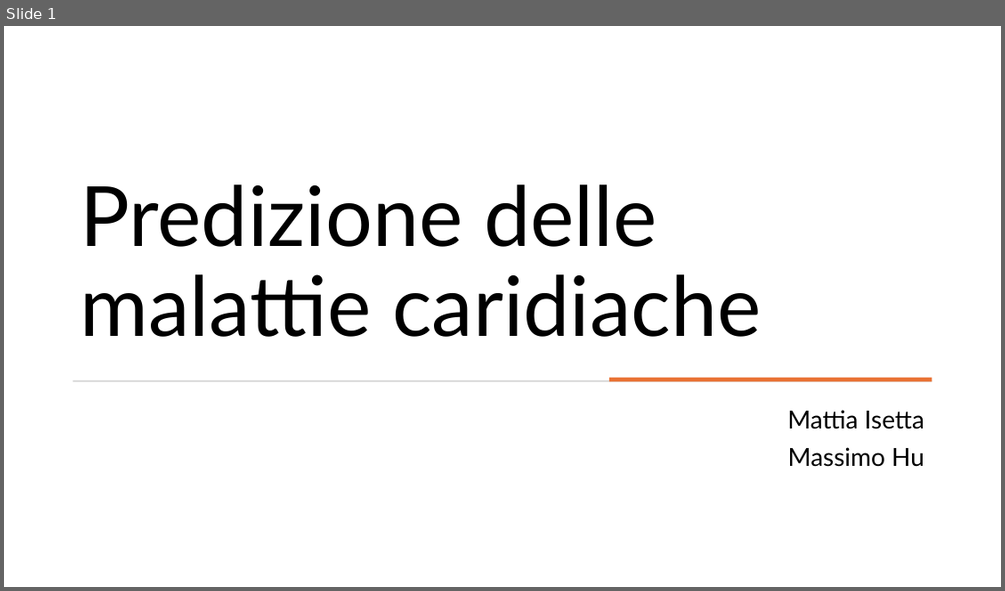
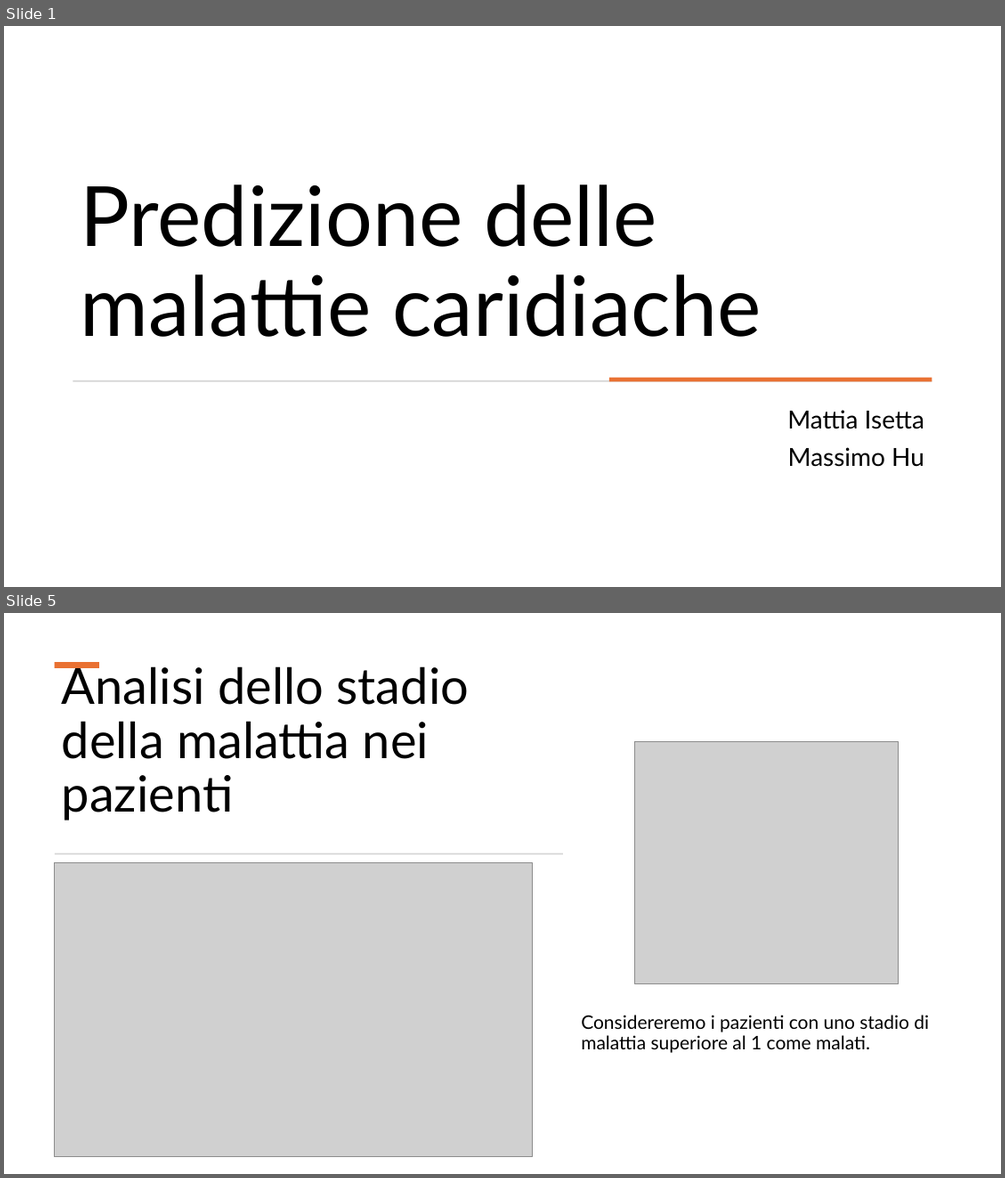
Before and after one commit to mattiaise/scientific-visualization, a slide deck: presentazione/presentazione.pptx. Shown one above the other, each under a label of ours: slide 1 before the commit, slides 1 and 5 after it; the slides between them are not shown. The pictures are 1005x591 and 1005x1178 pixels, drawn with LibreOffice and Linux fonts; fonts in the diff are those of the drawing; grey boxes stand for pictures. Boxes give left, top, right and bottom in pixels: in the first picture for what was removed or moved away, otherwise in the second. Text is boxed around its words. In the diff, an @@ line names an element or a change of style, - is before the commit and + after.

```diff
--- a/presentazione/presentazione.pptx
+++ b/presentazione/presentazione.pptx
@@ slide 5 added at box(4, 613, 1001, 1174), background #FFFFFF @@
@@ rectangle added at box(54, 662, 99, 668), fill #E97132 @@
@@ title added at box(62, 662, 469, 820), 48 pt, text #000000 @@
+Analisi dello stadio della malattia nei pazienti
@@ picture added at box(635, 741, 898, 984) @@
@@ picture added at box(54, 863, 532, 1157) @@
@@ rectangle added at box(55, 853, 563, 854), fill #D5D5D5 @@
@@ text added at box(581, 1014, 929, 1053), 18 pt, text #000000 @@
+Considereremo i pazienti con uno stadio di malattia superiore al 1 come malati.
```
Also in this commit, not shown: 17 other slides added, 1 slide removed.
